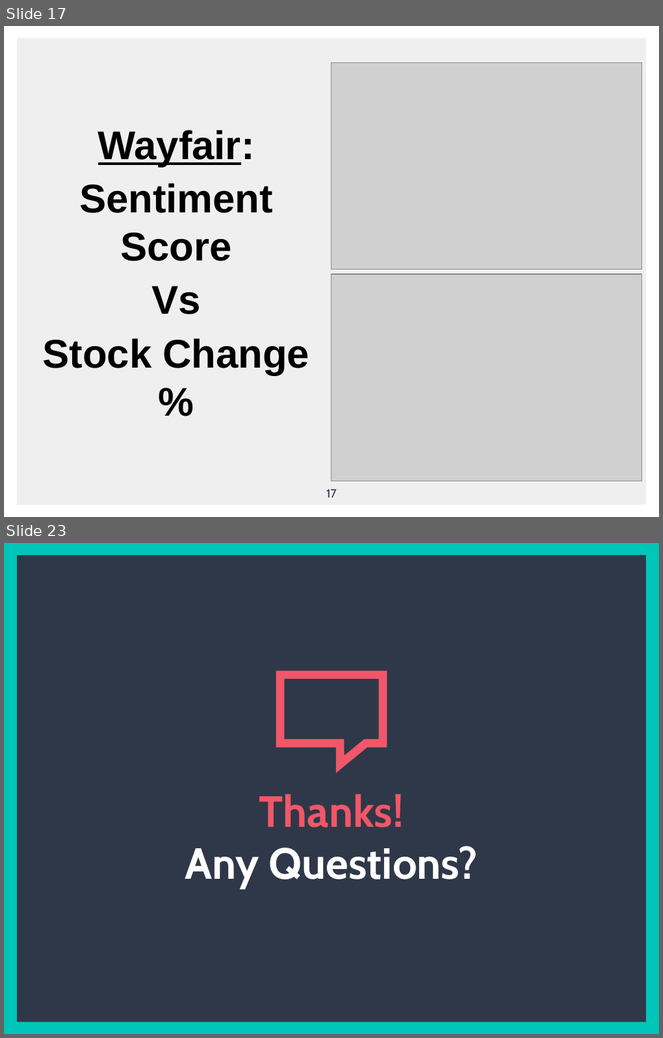
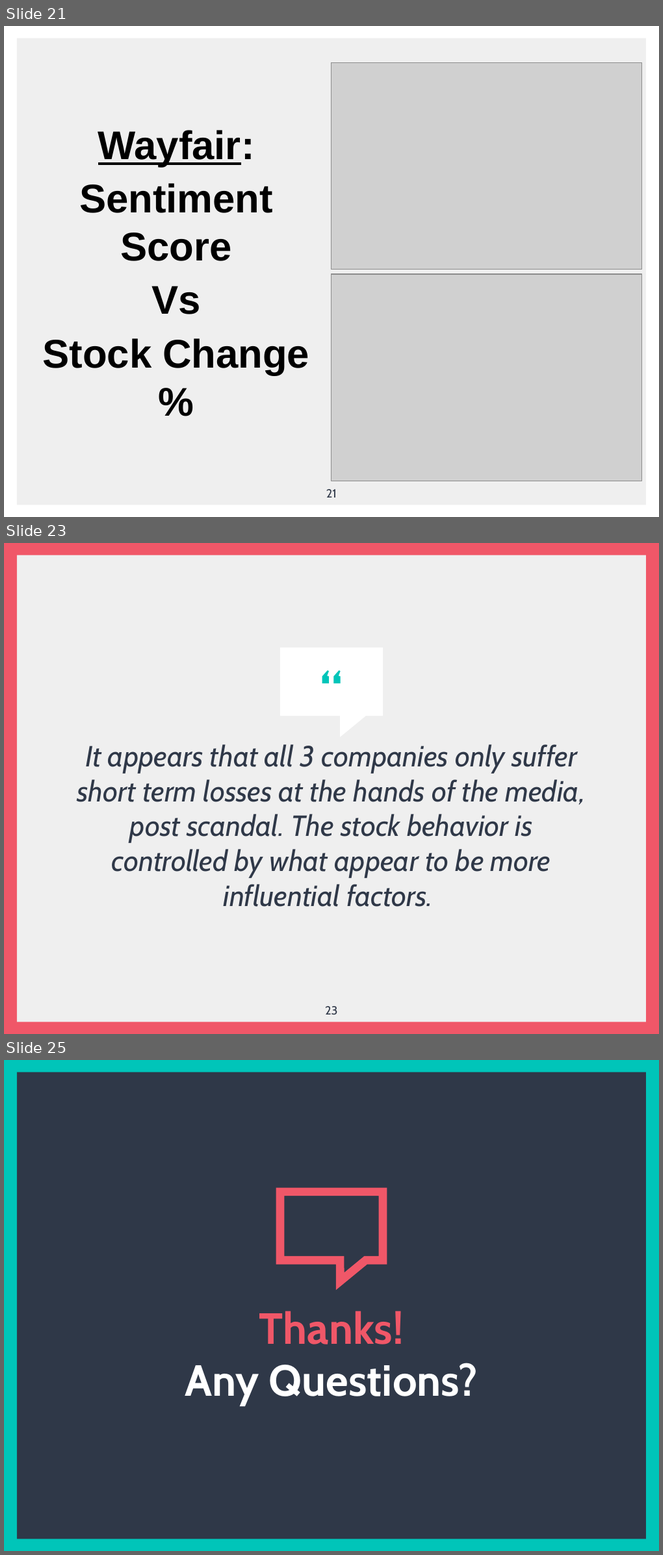
Before and after one commit to jsialcalde/news_project, a slide deck: News Project Presentation.pptx. Shown one above the other, each under a label of ours: slides 17 and 23 before the commit, slides 21, 23 and 25 after it; the slides between them are not shown. The pictures are 663x1038 and 663x1555 pixels, drawn with LibreOffice and Linux fonts; fonts in the diff are those of the drawing; grey boxes stand for pictures. Boxes give left, top, right and bottom in pixels: in the first picture for what was removed or moved away, otherwise in the second. Text is boxed around its words. In the diff, an @@ line names an element or a change of style, - is before the commit and + after.

```diff
--- a/News Project Presentation.pptx
+++ b/News Project Presentation.pptx
@@ slide 23 added at bbox=[4, 543, 659, 1034], background #F05768; not listed: 1 template element that a slide beside it also shows @@
@@ text added at bbox=[261, 650, 402, 713], 60 pt, text #00C5B9, bold @@
+“
@@ speech box added at bbox=[280, 648, 384, 717], fill #FFFFFF @@
@@ text added at bbox=[77, 745, 586, 907], 32 pt, text #2F3848, italic @@
+It appears that all 3 companies only suffer short term losses at the hands of the media, post scandal. The stock behavior is controlled by what appear to be more influential factors.
@@ page number added at bbox=[325, 1006, 337, 1015], 13 pt, text #2F3848 @@
+23
@@ what was slide 17 is now slide 21 @@
@@ page number at bbox=[326, 489, 337, 498]: text changed @@
-17
+21
@@ what was slide 23 is now slide 25 @@
```
Also in this commit, not shown: 2 slides changed, 6 other slides added, 5 slides removed.
